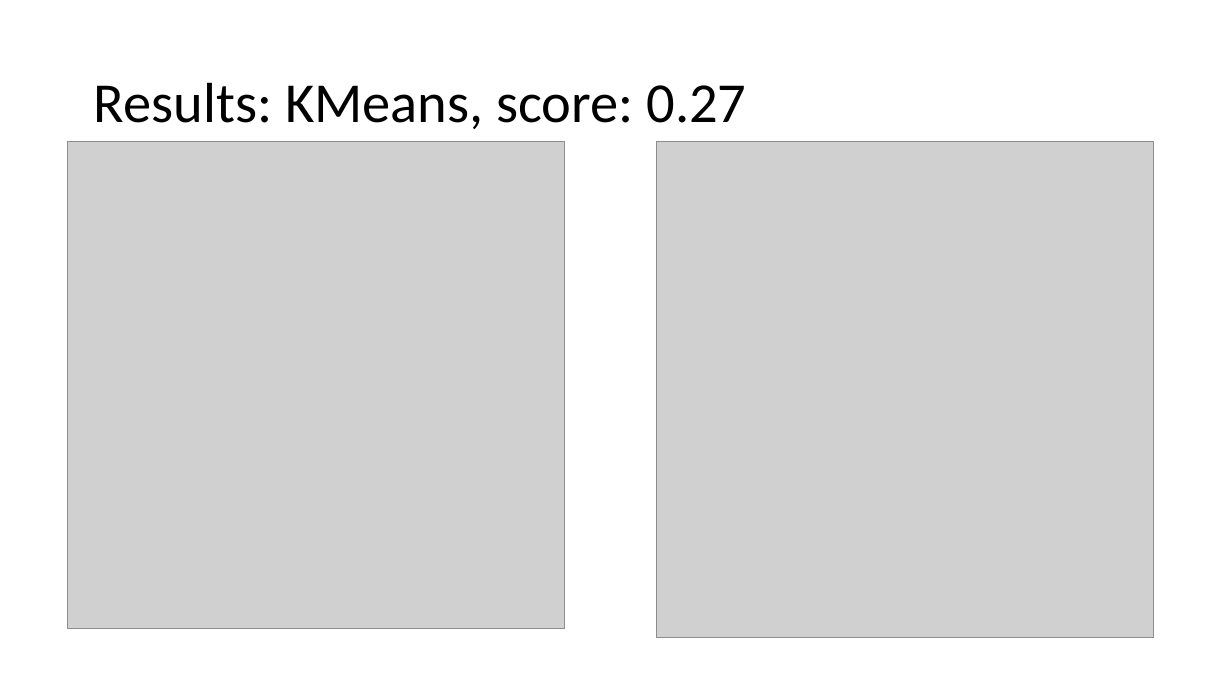
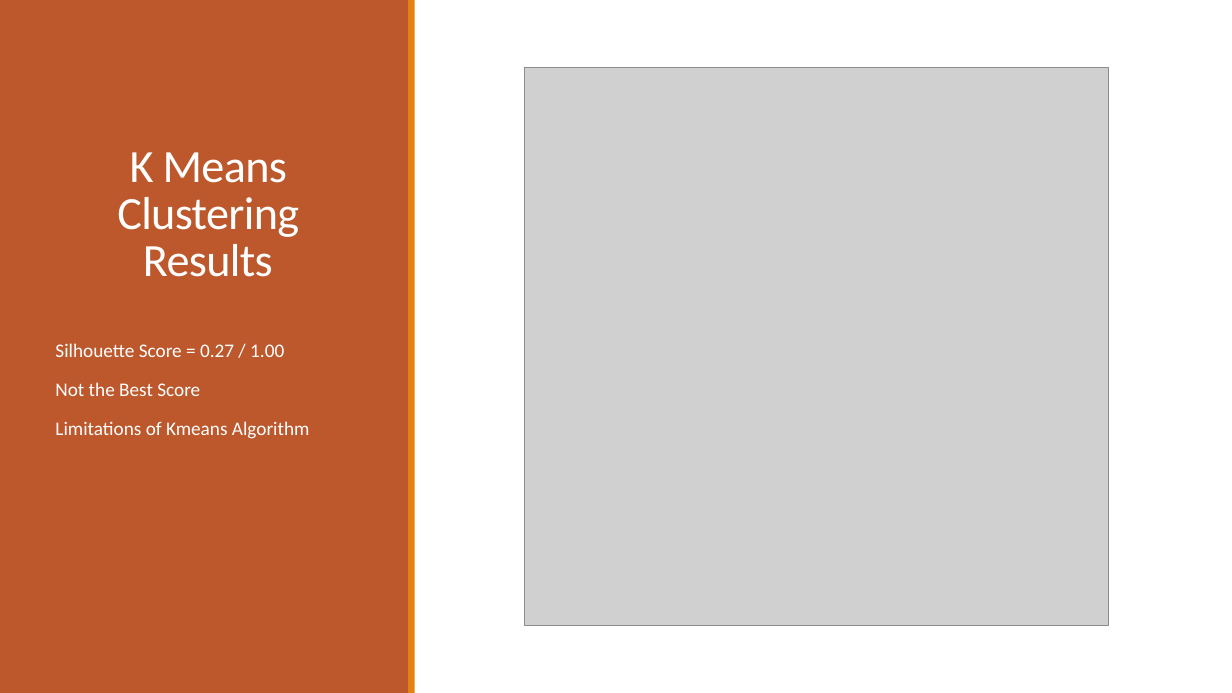
Before and after one commit to lobodemonte/big-data-for-public-policy, a slide deck: slide 6 of final/presentation.pptx (slide 5 before the commit). Drawn at 1232x693 pixels with LibreOffice and Linux fonts; fonts in the diff are those of the drawing; grey boxes stand for pictures. Boxes give left, top, right and bottom in pixels: in the first picture for what was removed or moved away, otherwise in the second. Text is boxed around its words. In the diff, an @@ line names an element or a change of style, - is before the commit and + after.

```diff
--- a/final/presentation.pptx
+++ b/final/presentation.pptx
@@ rectangle added at [0, 0, 409, 693], fill #BD582C @@
@@ rectangle added at [409, 0, 415, 693], fill #E48312 @@
@@ title removed at [94, 82, 746, 129] @@
-Results: KMeans, score: 0.27
@@ picture: place and size @@
-picture at [67, 141, 565, 628]
+picture at [525, 67, 1109, 625]
@@ picture removed at [657, 141, 1154, 638] @@
@@ title added at [117, 152, 299, 277], 36 pt, text #FFFFFF @@
+K Means Clustering Results
@@ text added at [55, 343, 310, 439], 15 pt, text #FFFFFF @@
+Silhouette Score = 0.27 / 1.00
+Not the Best Score
+Limitations of Kmeans Algorithm
```
Also in this commit, not shown: 10 other slides changed, 3 slides added, 3 slides removed, 1 other file.
